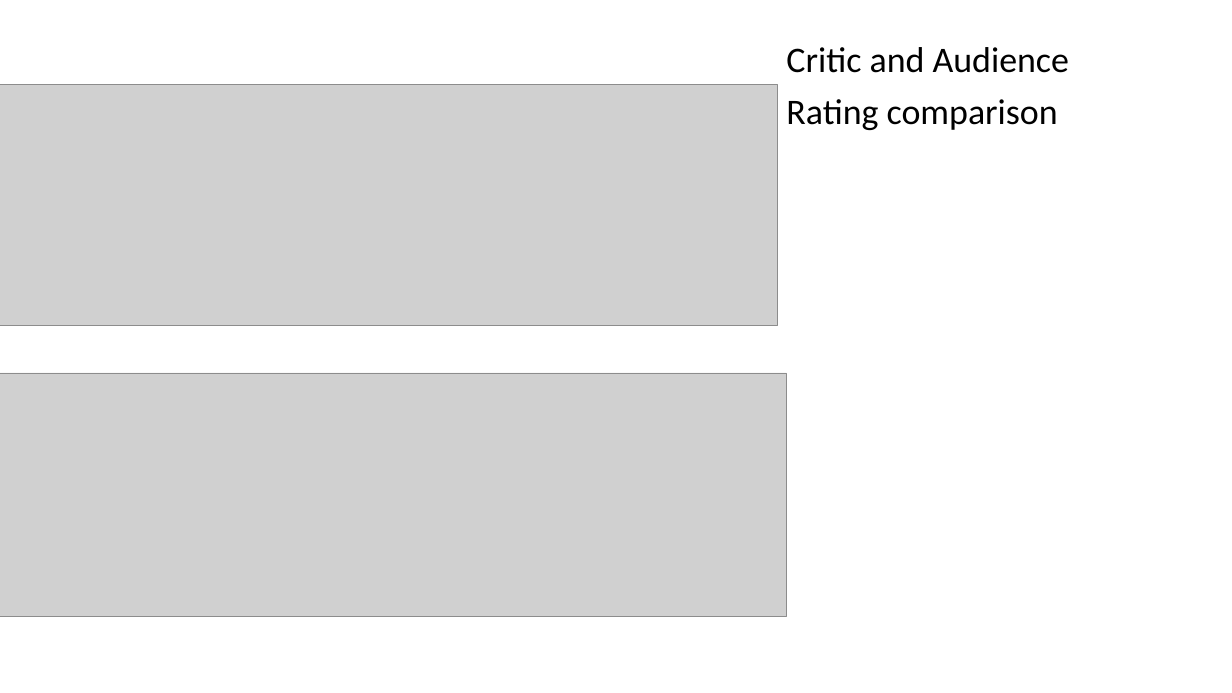
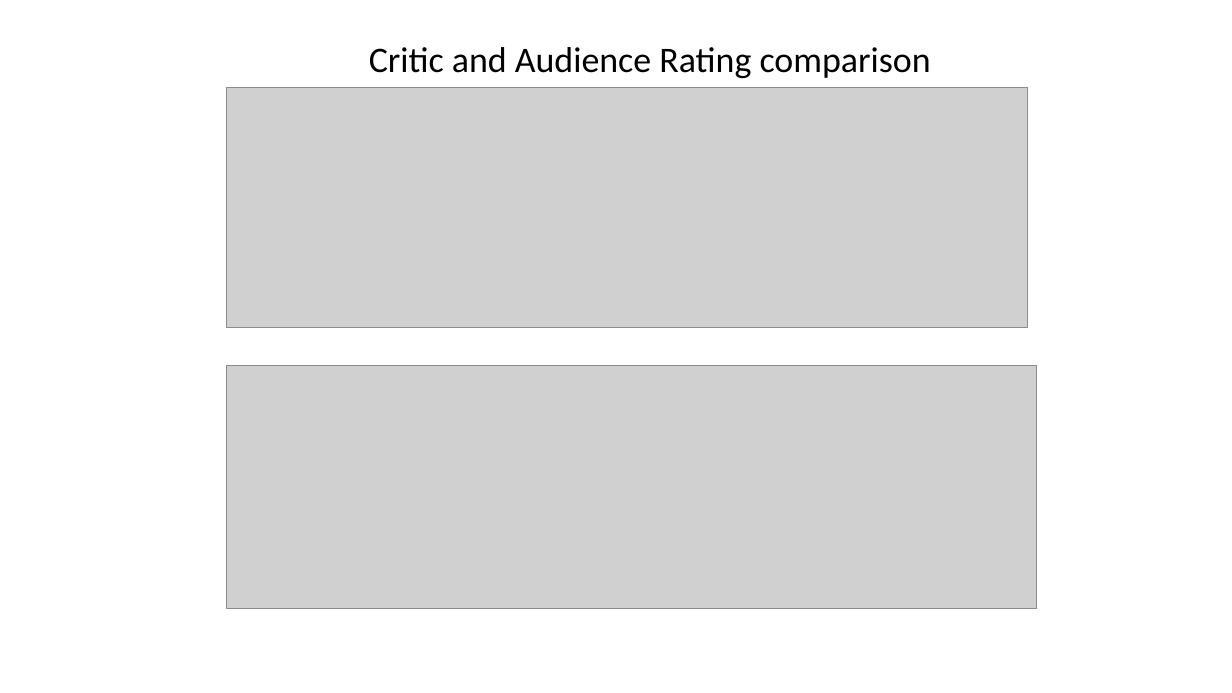
Before and after one commit to abelloma/project1, a slide deck: slide 14 of Project 1 Presentation.pptx. Drawn at 1232x693 pixels with LibreOffice and Linux fonts; fonts in the diff are those of the drawing; grey boxes stand for pictures. Boxes give left, top, right and bottom in pixels: in the first picture for what was removed or moved away, otherwise in the second. Text is boxed around its words. In the diff, an @@ line names an element or a change of style, - is before the commit and + after.

```diff
--- a/Project 1 Presentation.pptx
+++ b/Project 1 Presentation.pptx
@@ text at [369,47,931,78]: text changed @@
-Critic and Audience
-Rating comparison
+Critic and Audience Rating comparison
@@ picture: place and size @@
-picture at [0,85,777,325]
+picture at [226,87,1028,327]
@@ picture: place and size @@
-picture at [0,373,787,616]
+picture at [226,366,1037,609]
```
Also in this commit, not shown: 4 other slides changed.
